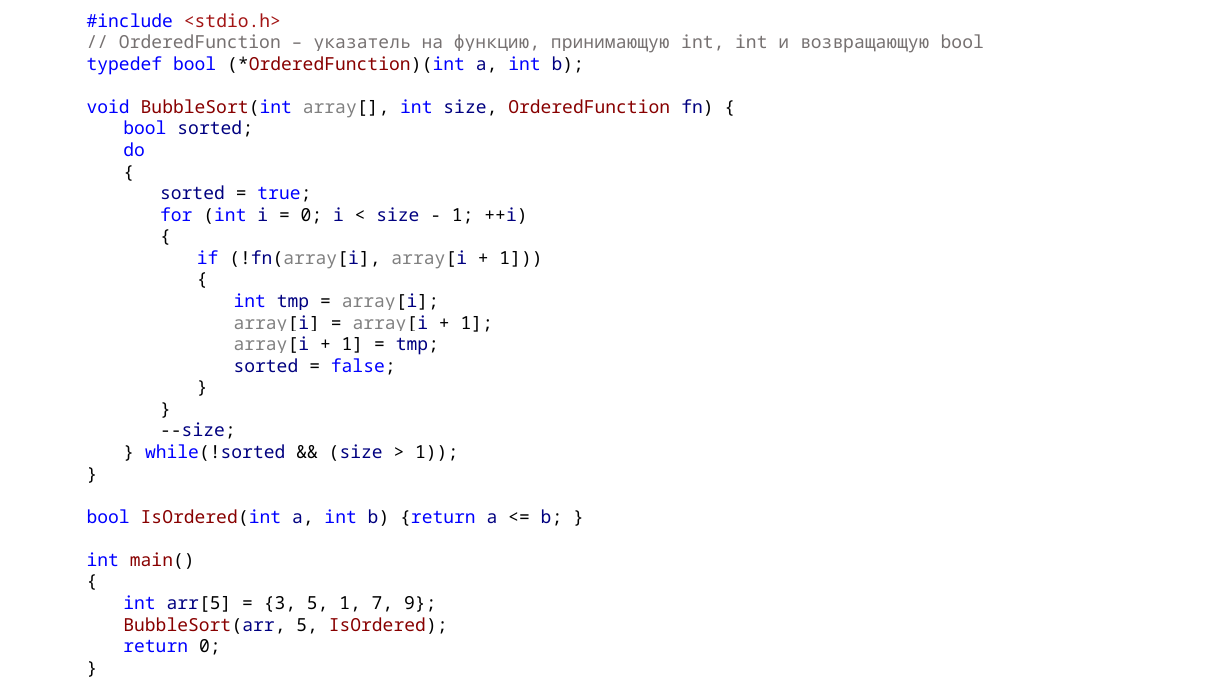
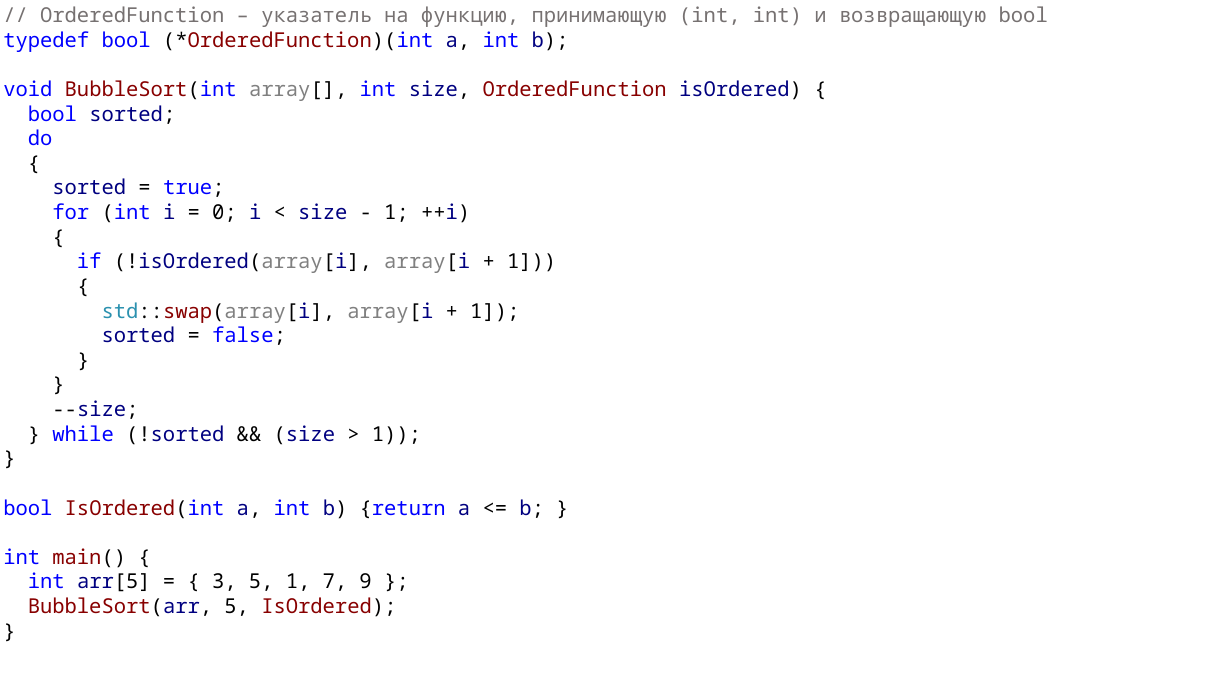
Before and after one commit to alexey-malov/oop, a slide deck: slide 43 of lectures/05/Указатели и динамическая память.pptx. Drawn at 1232x693 pixels with LibreOffice and Linux fonts; fonts in the diff are those of the drawing. Boxes give left, top, right and bottom in pixels: in the first picture for what was removed or moved away, otherwise in the second. Text is boxed around its words. In the diff, an @@ line names an element or a change of style, - is before the commit and + after.

```diff
--- a/lectures/05/Указатели и динамическая память.pptx
+++ b/lectures/05/Указатели и динамическая память.pptx
@@ text "// OrderedFunction – указатель на ...": place and size @@
-text "// OrderedFunction – указатель на ..." at (87, 13, 984, 655)
+text "// OrderedFunction – указатель на ..." at (3, 6, 1048, 617)
@@ text at (40, 6, 1048, 27): text changed; size 14 to 16 pt @@
-#include <stdio.h>
-// OrderedFunction – указатель на функцию, принимающую int, int и возвращающую bool
+// OrderedFunction – указатель на функцию, принимающую (int, int) и возвращающую bool
@@ text at (3, 31, 569, 617): size 14 to 16 pt, highlight #FFFFFF to none in "typedef bool (*OrderedFunction)(int a, int b);", "bool sorted;", "do", "{" and 12 more places @@
@@ text at (3, 80, 802, 101): text changed; size 14 to 16 pt @@
-void BubbleSort(int array[], int size, OrderedFunction fn) {
+void BubbleSort(int array[], int size, OrderedFunction isOrdered) {
@@ text at (77, 252, 556, 273): text changed; size 14 to 16 pt @@
-if (!fn(array[i], array[i + 1]))
+if (!isOrdered(array[i], array[i + 1]))
@@ text at (102, 302, 519, 323): text changed; size 14 to 16 pt; text colour #808080 to #000000 @@
-int tmp = array[i];
-array[i] = array[i + 1];
-array[i + 1] = tmp;
+std::swap(array[i], array[i + 1]);
@@ text at (52, 425, 421, 445): text changed; size 14 to 16 pt @@
-} while(!sorted && (size > 1));
+} while (!sorted && (size > 1));
@@ text at (3, 548, 371, 592): text changed; size 14 to 16 pt @@
-int main()
-{
-int arr[5] = {3, 5, 1, 7, 9};
+int main() {
+int arr[5] = { 3, 5, 1, 7, 9 };
@@ text at (123, 639, 221, 655): paragraph removed @@
-return 0;
```
Also in this commit, not shown: 5 other slides changed.
